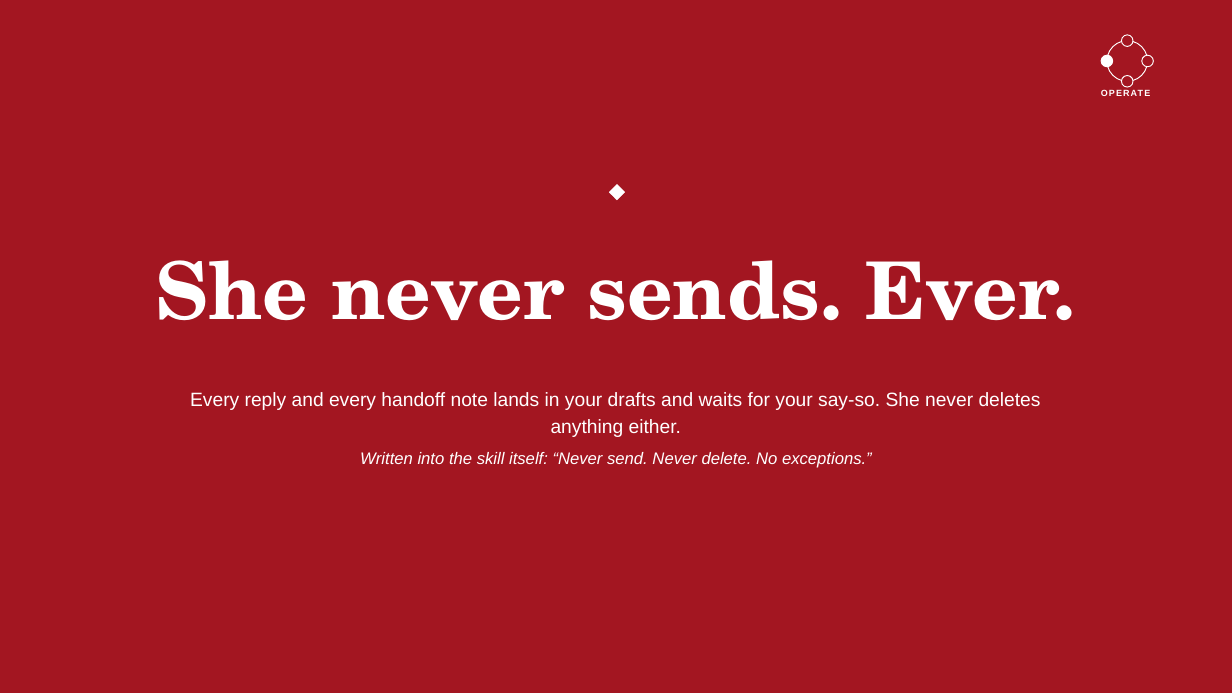
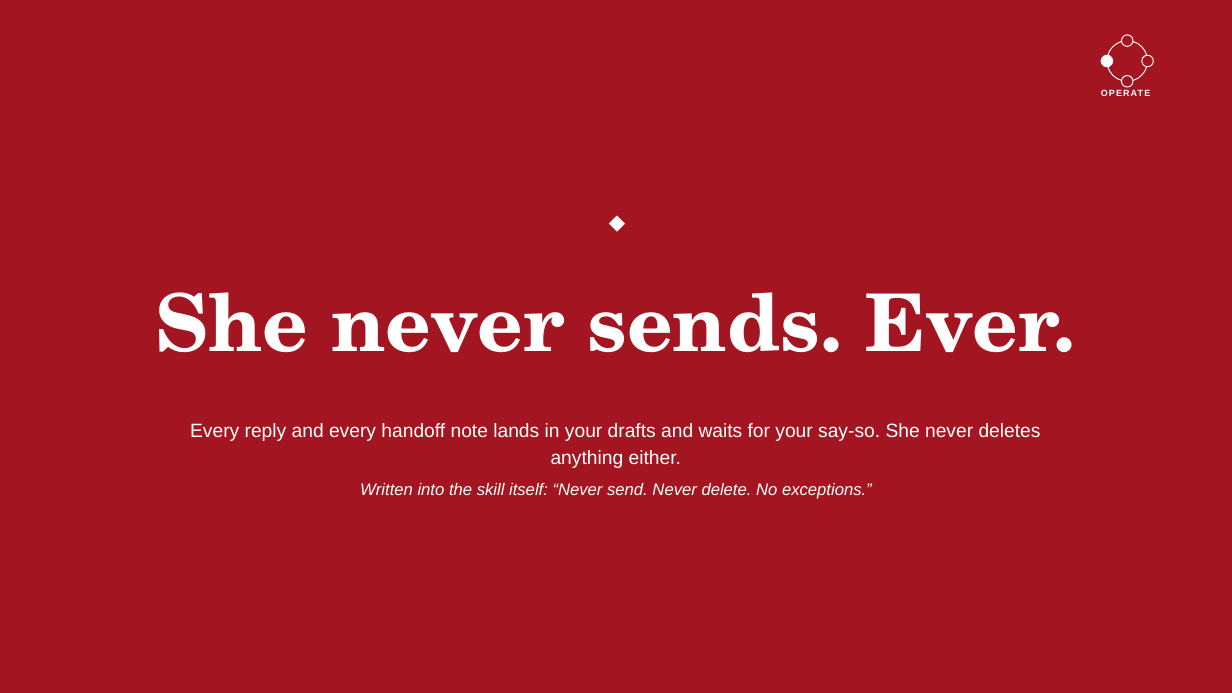
Before and after one commit to denisekgosnell/Donna, a slide deck: slide 19 of decks/build-your-own-donna-v2.pptx. Drawn at 1232x693 pixels with LibreOffice and Linux fonts; fonts in the diff are those of the drawing. Boxes give left, top, right and bottom in pixels: in the first picture for what was removed or moved away, otherwise in the second. Text is boxed around its words. In the diff, an @@ line names an element or a change of style, - is before the commit and + after.

```diff
--- a/decks/build-your-own-donna-v2.pptx
+++ b/decks/build-your-own-donna-v2.pptx
@@ 3 texts, 1 rectangle: place and size @@
-3 texts, 1 rectangle at bbox=[155, 184, 1076, 468]
+3 texts, 1 rectangle at bbox=[155, 216, 1076, 499]
```
Also in this commit, not shown: 6 other slides changed, 4 other files.
